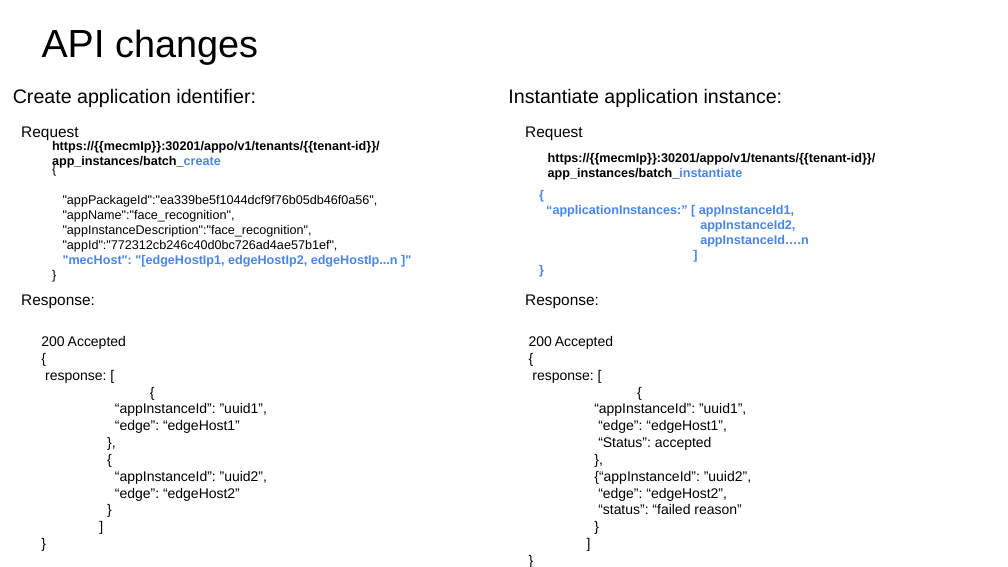
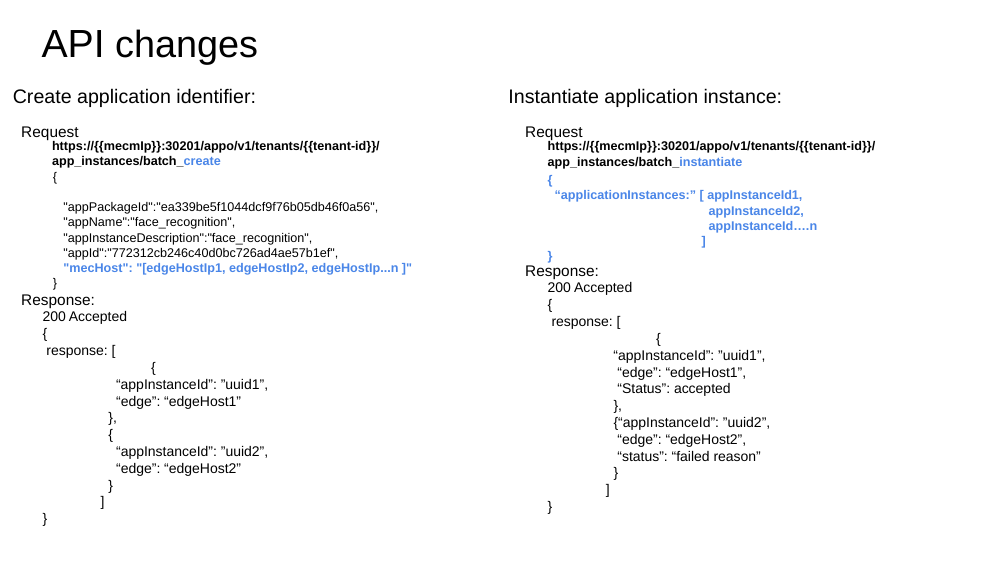
Before and after one commit to EdgeGallery/community, a slide deck: slide 6 of MECM PT/Release V1.0/Application deployment on multiple-edges.pptx. Drawn at 1008x567 pixels with LibreOffice and Linux fonts; fonts in the diff are those of the drawing. Boxes give left, top, right and bottom in pixels: in the first picture for what was removed or moved away, otherwise in the second. Text is boxed around its words. In the diff, an @@ line names an element or a change of style, - is before the commit and + after.

Commit message:
batch deploy update

```diff
--- a/MECM PT/Release V1.0/Application deployment on multiple-edges.pptx
+++ b/MECM PT/Release V1.0/Application deployment on multiple-edges.pptx
@@ text "https://{{mecmIp}}:30201/appo/v1/tenants/{{tenant-id}}/app_i ...": place and size @@
-text "https://{{mecmIp}}:30201/appo/v1/tenants/{{tenant-id}}/app_i ..." at [548, 153, 876, 180]
+text "https://{{mecmIp}}:30201/appo/v1/tenants/{{tenant-id}}/app_i ..." at [548, 141, 876, 169]
@@ text "{": place and size @@
-text "{" at [63, 195, 398, 267]
+text "{" at [63, 202, 399, 275]
@@ text "{": place and size @@
-text "{" at [546, 205, 809, 247]
+text "{" at [555, 190, 818, 233]
@@ text "Response:": place and size @@
-text "Response:" at [525, 294, 599, 308]
+text "Response:" at [525, 265, 599, 279]
@@ text "200 Accepted": place and size @@
-text "200 Accepted" at [529, 336, 751, 514]
+text "200 Accepted" at [548, 282, 770, 461]
@@ text "200 Accepted": place and size @@
-text "200 Accepted" at [41, 336, 267, 501]
+text "200 Accepted" at [43, 311, 268, 476]
```
Also in this commit, not shown: 2 other slides changed, 16 slides added, 1 other file.
